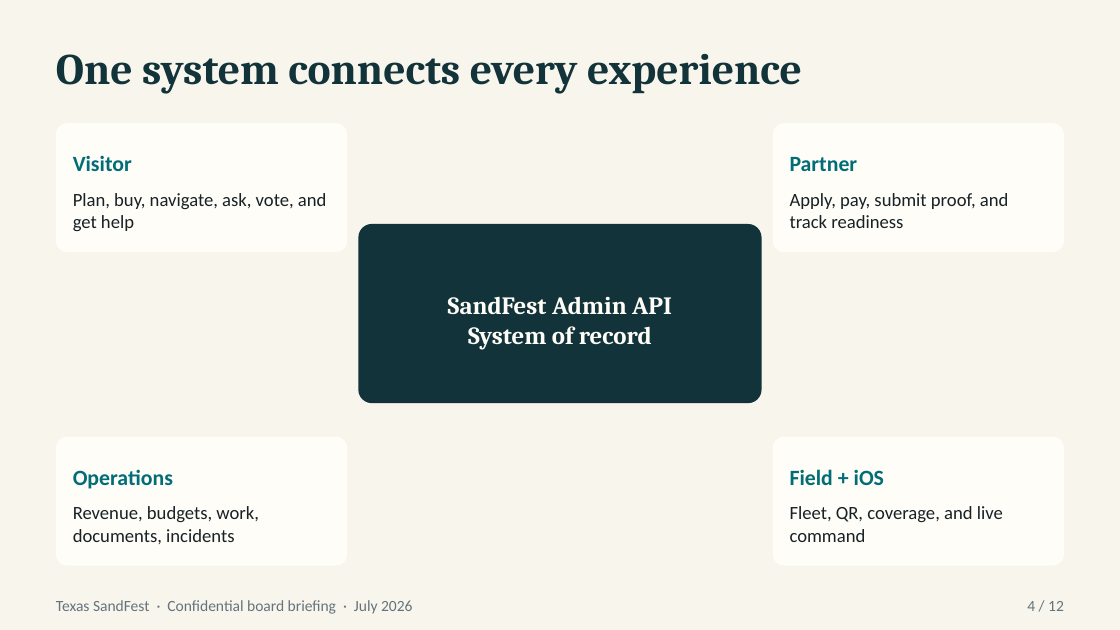
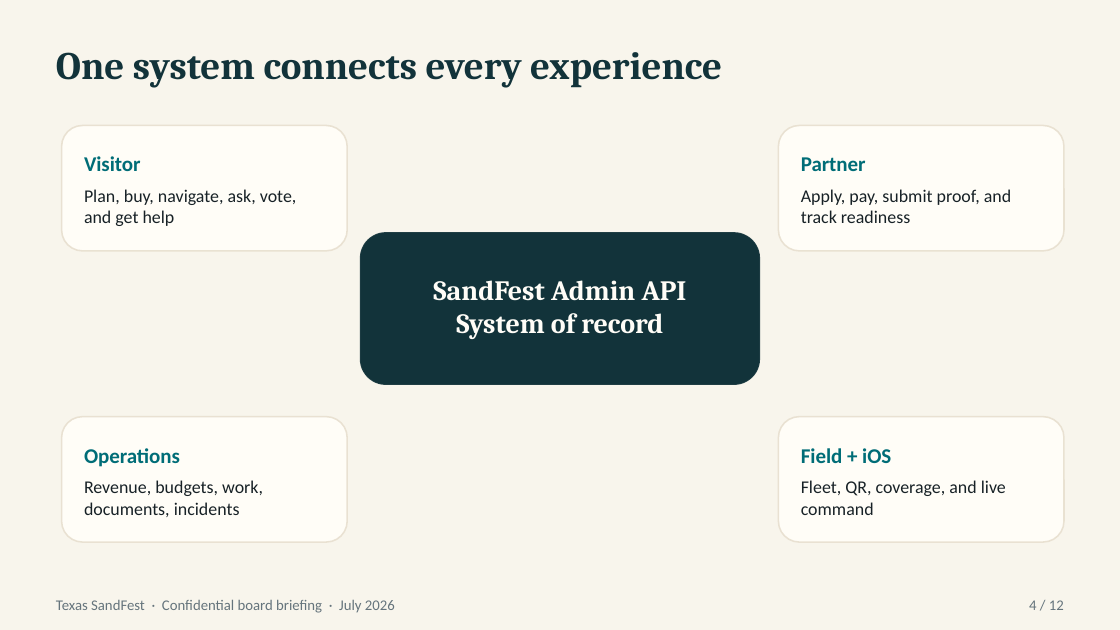
Before and after one commit to nickbmerrill-collab/texas-sandfest, a slide deck: slide 4 of docs/presentations/SandFest-Board-Platform-Briefing.pptx. Drawn at 1120x630 pixels with LibreOffice and Linux fonts; fonts in the diff are those of the drawing. Boxes give left, top, right and bottom in pixels: in the first picture for what was removed or moved away, otherwise in the second. Text is boxed around its words. In the diff, an @@ line names an element or a change of style, - is before the commit and + after.

Commit message:
Repair board deck generator and proof checks

```diff
--- a/docs/presentations/SandFest-Board-Platform-Briefing.pptx
+++ b/docs/presentations/SandFest-Board-Platform-Briefing.pptx
@@ background #FFFFFF to #F8F5EC @@
@@ rectangle removed at <box>0,0,1120,629</box> @@
@@ text "One system connects every experience" at <box>56,52,722,88</box>: size 28 to 25 pt @@
@@ rounded rectangle: place and size @@
-rounded rectangle at <box>56,123,347,252</box>
+rounded rectangle at <box>62,125,347,251</box>
@@ text "Visitor": place and size @@
-text "Visitor" at <box>73,155,132,171</box>
+text "Visitor" at <box>84,156,141,171</box>
@@ rounded rectangle: place and size @@
-rounded rectangle at <box>773,123,1064,252</box>
+rounded rectangle at <box>778,125,1064,251</box>
@@ text "Partner": place and size @@
-text "Partner" at <box>790,157,858,171</box>
+text "Partner" at <box>801,157,866,171</box>
@@ text "Plan, buy, navigate, ask, vote, ...": place and size @@
-text "Plan, buy, navigate, ask, vote, ..." at <box>73,193,327,231</box>
+text "Plan, buy, navigate, ask, vote, ..." at <box>84,189,297,226</box>
@@ text "Apply, pay, submit proof, and ...": place and size @@
-text "Apply, pay, submit proof, and ..." at <box>790,193,1009,228</box>
+text "Apply, pay, submit proof, and ..." at <box>801,189,1011,223</box>
@@ rounded rectangle: place and size @@
-rounded rectangle at <box>358,224,762,403</box>
+rounded rectangle at <box>361,233,759,384</box>
@@ rounded rectangle at <box>361,233,759,384</box>: outline none to #12333A 1 pt; proportions changed @@
@@ text "SandFest Admin API": place and size @@
-text "SandFest Admin API" at <box>448,296,672,349</box>
+text "SandFest Admin API" at <box>433,280,687,339</box>
@@ text "SandFest Admin API" at <box>433,280,687,339</box>: size 16 to 18 pt @@
@@ rounded rectangle: place and size @@
-rounded rectangle at <box>56,437,347,566</box>
+rounded rectangle at <box>62,417,347,542</box>
@@ outline none to #E8E0D0 1 pt; proportions changed in 4 elements at <box>62,125,347,251</box>, <box>778,125,1064,251</box>, <box>62,417,347,542</box>, <box>778,417,1064,542</box> @@
@@ rounded rectangle: place and size @@
-rounded rectangle at <box>773,437,1064,566</box>
+rounded rectangle at <box>778,417,1064,542</box>
@@ text "Operations": place and size @@
-text "Operations" at <box>73,469,173,489</box>
+text "Operations" at <box>84,448,180,467</box>
@@ size 14 to 13.5 pt in 4 elements at <box>84,156,141,171</box>, <box>801,157,866,171</box>, <box>84,448,180,467</box>, <box>801,448,891,463</box> @@
@@ text "Field + iOS": place and size @@
-text "Field + iOS" at <box>790,469,884,485</box>
+text "Field + iOS" at <box>801,448,891,463</box>
@@ text "Revenue, budgets, work, documents, incidents": place and size @@
-text "Revenue, budgets, work, documents, incidents" at <box>73,506,259,544</box>
+text "Revenue, budgets, work, documents, incidents" at <box>84,480,263,517</box>
@@ size 12 to 11.5 pt in 4 elements at <box>84,189,297,226</box>, <box>801,189,1011,223</box>, <box>84,480,263,517</box>, <box>801,480,1006,515</box> @@
@@ text "Fleet, QR, coverage, and live ...": place and size @@
-text "Fleet, QR, coverage, and live ..." at <box>790,506,1003,542</box>
+text "Fleet, QR, coverage, and live ..." at <box>801,480,1006,515</box>
@@ text "Texas SandFest · Confidential board ..." at <box>56,600,395,613</box>: size 10 to 9.5 pt @@
@@ text "4 / 12" at <box>1029,600,1064,610</box>: size 10 to 9.5 pt @@
```
Also in this commit, not shown: 11 other slides changed, 6 other files.
